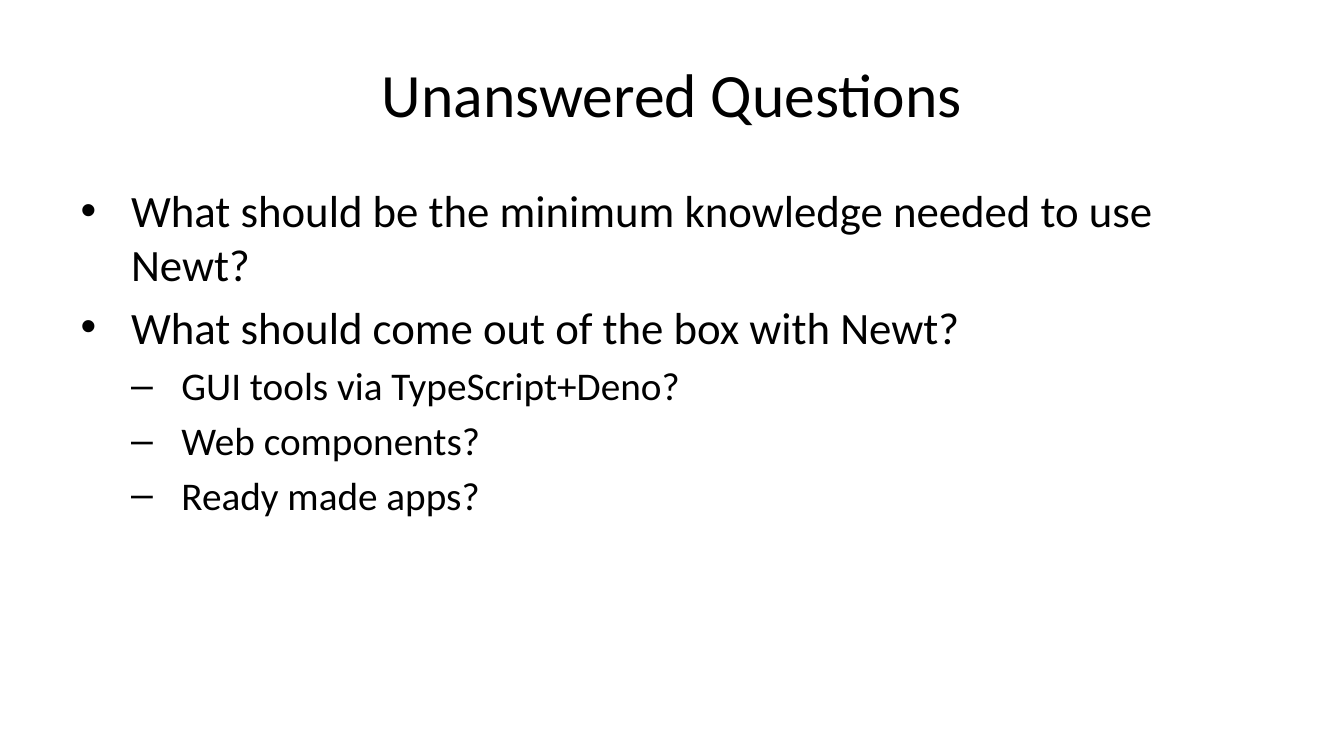
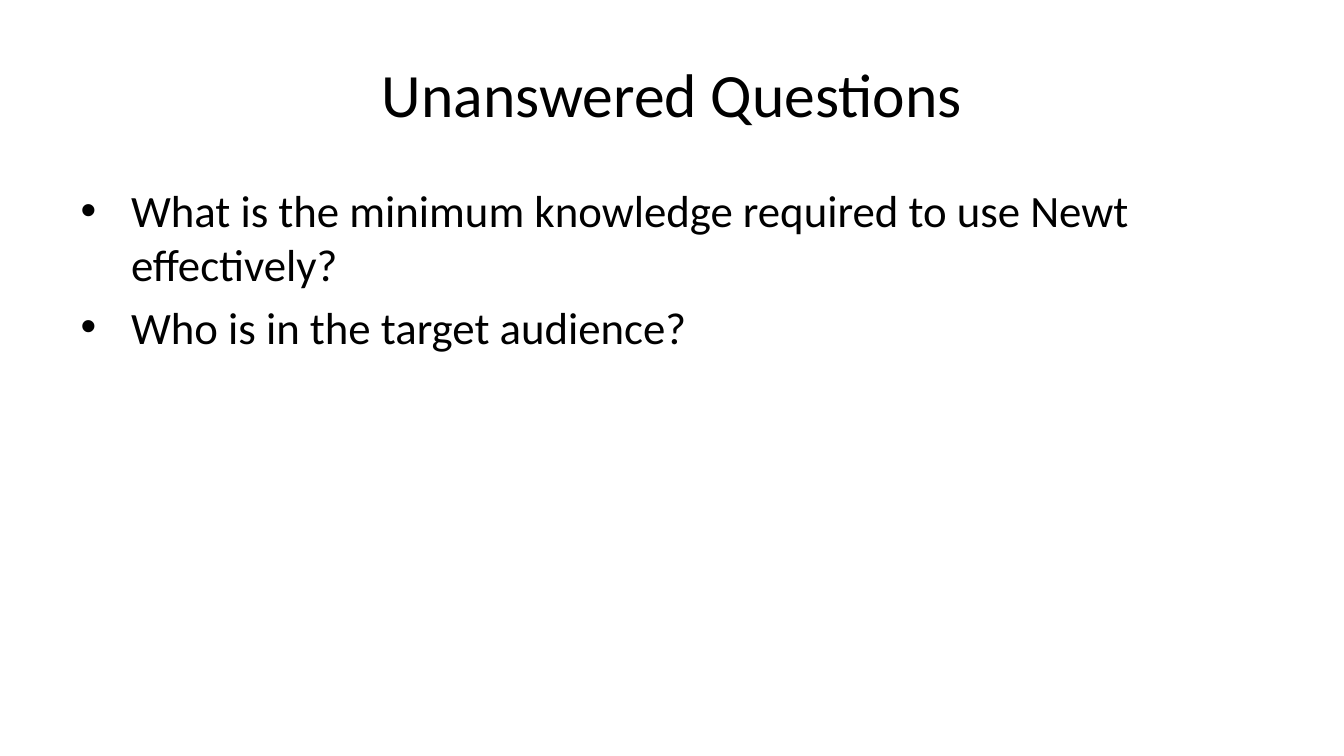
Before and after one commit to caltechlibrary/newt, a slide deck: slide 28 of presentation3/newt-p3.pptx (slide 24 before the commit). Drawn at 1344x756 pixels with LibreOffice and Linux fonts; fonts in the diff are those of the drawing. Boxes give left, top, right and bottom in pixels: in the first picture for what was removed or moved away, otherwise in the second. Text is boxed around its words. In the diff, an @@ line names an element or a change of style, - is before the commit and + after.

```diff
--- a/presentation3/newt-p3.pptx
+++ b/presentation3/newt-p3.pptx
@@ text at <box>131,196,1128,352</box>: text changed @@
-• What should be the minimum knowledge needed to use Newt?
-• What should come out of the box with Newt?
-  – GUI tools via TypeScript+Deno?
-  – Web components?
-  – Ready made apps?
+• What is the minimum knowledge required to use Newt effectively?
+• Who is in the target audience?
```
Also in this commit, not shown: 16 other slides changed, 5 slides added, 1 slide removed, 52 other files.
